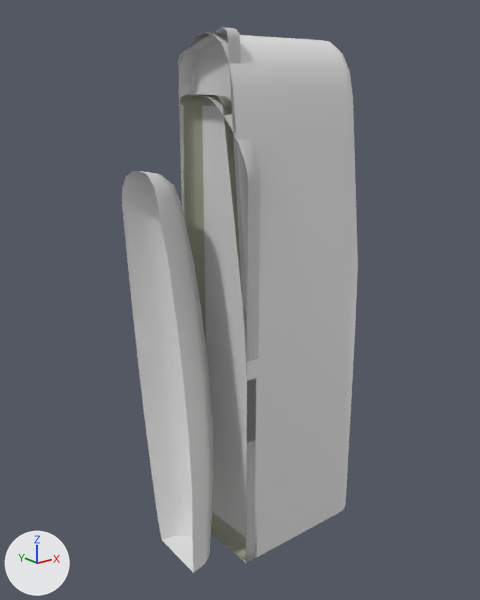
The glTF model models/sofas/sofa/components/singlebackL.gltf as it was, and as the next commit left it.
Rendered twice from a 50 mm lens placed at (-0.542, -0.661, 0.689), pointed at (0.069, 0.102, 0.384). Every picture has the same lights, and +X, +Y and +Z are marked at lower left. Where no turn or scale is listed for an object, it has been applied to the vertices. Vertices at the same position are counted once.

In view in the first picture: '1.001', '2.001', 'Back', 'Back.001', 'Back.2'.
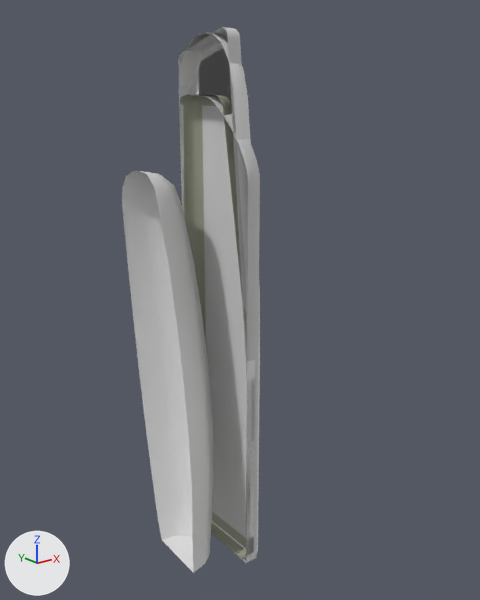
Commit message: Fixed  Sofas Models

Pixel boxes (x1, y1, x2, y2) of what changed, in the pictures (480 x 600 px):
'Back', reshaped (54% narrower)
    before: (179, 33, 358, 562)
    after: (179, 33, 260, 563)

Patch to the scene script:
```diff
--- a/models/sofas/sofa/components/singlebackL.gltf.py
+++ b/models/sofas/sofa/components/singlebackL.gltf.py
@@ mat_sofa_002 @@
 mat_sofa_002 = principled_material('Sofa.002')
-mat_sofa_002.base_color = (0.376, 0.392, 0.298)  # grey #a5a894
+mat_sofa_002.base_color = (0.8, 0.8, 0.8)  # white #e7e7e7
@@ mat_sofa_003 @@
 mat_sofa_003 = principled_material('Sofa.003')
-mat_sofa_003.base_color = (0.8, 0.8, 0.8)  # white #e7e7e7
+mat_sofa_003.base_color = (0.376, 0.392, 0.298)  # grey #a5a894
 mat_sofa_003.roughness = 0.49
@@ me_back_2 @@
 me_back_2.from_pydata(...)  # 60 vertices, 100 faces; spans x 0.0..0.025, y 0.0..0.152, z 0.0..0.686
-me_back_2.materials.append(mat_sofa_002)  # grey #a5a894
+me_back_2.materials.append(mat_sofa_003)  # grey #a5a894
@@ me_back @@
 me_back.from_pydata(...)  # 211 vertices, 390 faces; spans x 0.0..0.224, y 0.0..0.152, z 0.0..0.762
 # used by ob_back; location = (0.0, 0.0, 0.0)
-me_back.materials.append(mat_sofa_003)  # white #e7e7e7
+# me_back part 1: all 181 vertices in x 0.206..0.224, y 0.0..0.152, z 0.0..0.762 are moved by (-0.199, 0.0, 0.0)
+me_back.materials.append(mat_sofa_002)  # white #e7e7e7
```
